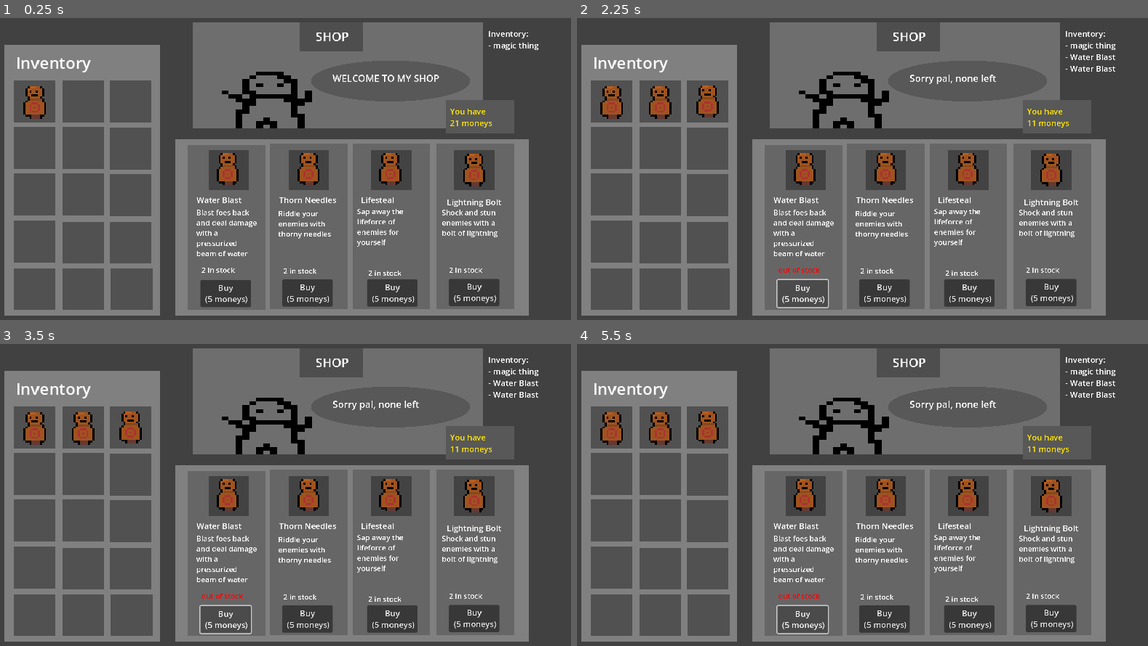
Above: before the commit, frames 1-4 (two rows, left to right).
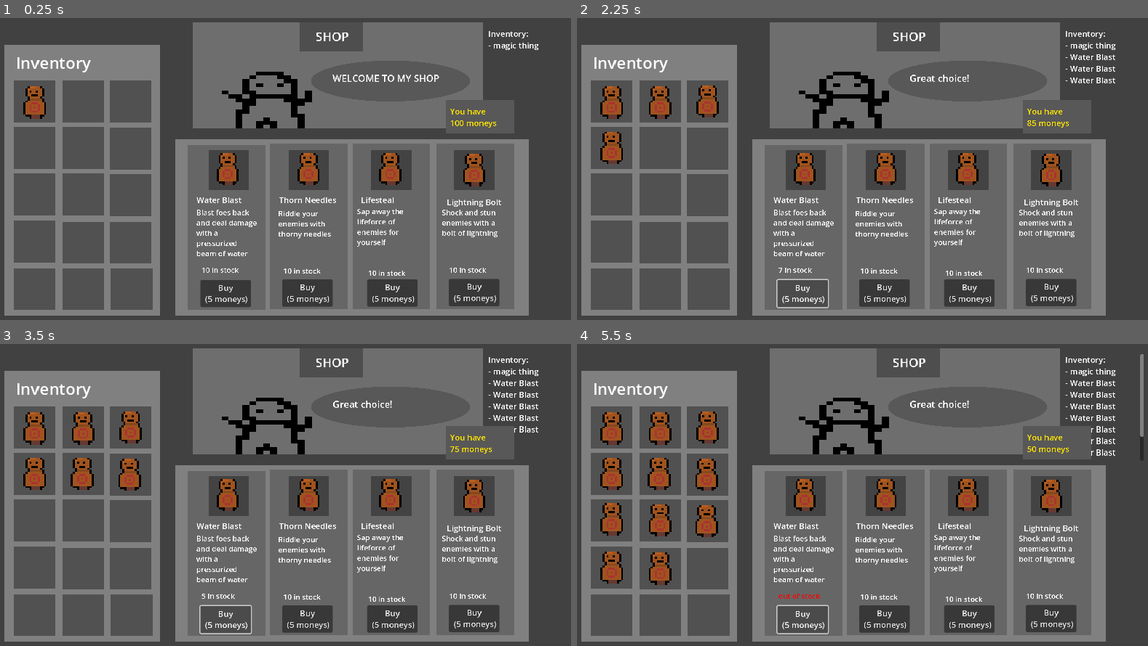
Above: after the commit, the same moments.

Repository: CoderXam/UntitledGameJame104
Game: Godot game, scene res://Scenes/shop/shop_scene.tscn
The game is run twice, just before and just after one commit, with the same random seed, the same clock (stepped at 60 frames per second) and the same inputs.
Inputs:
- Up to frame 1 (0.25 s): no input
- Up to frame 2 (2.25 s): click "Buy (5 moneys)" at 0.5 s; click "Buy (5 moneys)" at 1.25 s; click "Buy (5 moneys)" at 2 s
- Up to frame 3 (3.5 s): tap Enter (ui_accept) at 2.75, 3.02 s; hold E (use) from 2.78 s (still down)
- Up to frame 4 (5.5 s): tap Enter (ui_accept) at 3.5, 3.77, 4.25, 5, 5.27 s; release E (use) at 3.53 s; tap E (use) at 3.6, 5.1 s; hold E (use) 4.28-5.03 s

The runs differ from the first frame. In frame 1, 0.3% of the frame differs, in the area x 35-87%, y 33-86%; in frame 2, 0.8%; in frame 3, 1.7%; in frame 4, 3.6%, in the area x 4-100%, y 3-86%.

Commit message:
inventory capacity

Diff:
--- a/Scenes/shop/shop_scene.gd
+++ b/Scenes/shop/shop_scene.gd
@@ -41,6 +41,7 @@
 
 # Called when the node enters the scene tree for the first time.
 func _ready() -> void:
+	PlayerData1.currency = 100
 	names = [$rune1/name,$rune2/name,$rune3/name,$rune4/name]
 	desc = [$rune1/description,$rune2/description,$rune3/description,$rune4/description]
 	stock_text = [$rune1/stock,$rune2/stock,$rune3/stock,$rune4/stock]
@@ -56,7 +57,7 @@
 			# (This only works since probabilities are equally distributed)
 			if randnum > j*10 and randnum < (j+1)*10+1:
 				available.append(shop_inv[j])
-				stock[i] = 2 # Set the number of runes in stock for all runes
+				stock[i] = 10 # Set the number of runes in stock for all runes
 
 		#print(str(i+1)+". "+available[i][0])
 		names[i].text = available[i].rune_name
@@ -86,7 +87,9 @@
 
 func button_pressed(x:int) -> void:
 	var rune = available[x]
-	if PlayerData1.currency >= rune.price and stock[x] > 0: # Check if money >= rune price and if in stock
+
+	# Check if money >= rune price AND if in rune is in stock AND if inventory is not full
+	if PlayerData1.currency >= rune.price and stock[x] > 0 and PlayerData1.inventory.size() < PlayerData1.capacity:
 		# BUY RUNE
 		$Shopkeeper/Welcome.text = "Great choice!"
 		PlayerData1.currency -= rune.price
@@ -106,6 +109,8 @@
 	elif PlayerData1.currency < rune.price: # If not enough money
 		# BUY FAILED
 		$Shopkeeper/Welcome.text = "Nothing in life is free"
+	elif PlayerData1.inventory.size() == PlayerData1.capacity: # If inventory full
+		$Shopkeeper/Welcome.text = "How you gonna carry that?"
 
 func _on_rune_1_pressed() -> void:
 	button_pressed(0)
--- a/player_data.gd
+++ b/player_data.gd
@@ -6,6 +6,7 @@
 @export var currency = 21
 
 var inventory: Array = []
+var capacity = 15 # Max amount of items in inventory
 var starting_rune: Rune = Rune.new("magic thing","a magical thing",0,0)
 
 # Called when the node enters the scene tree for the first time.
